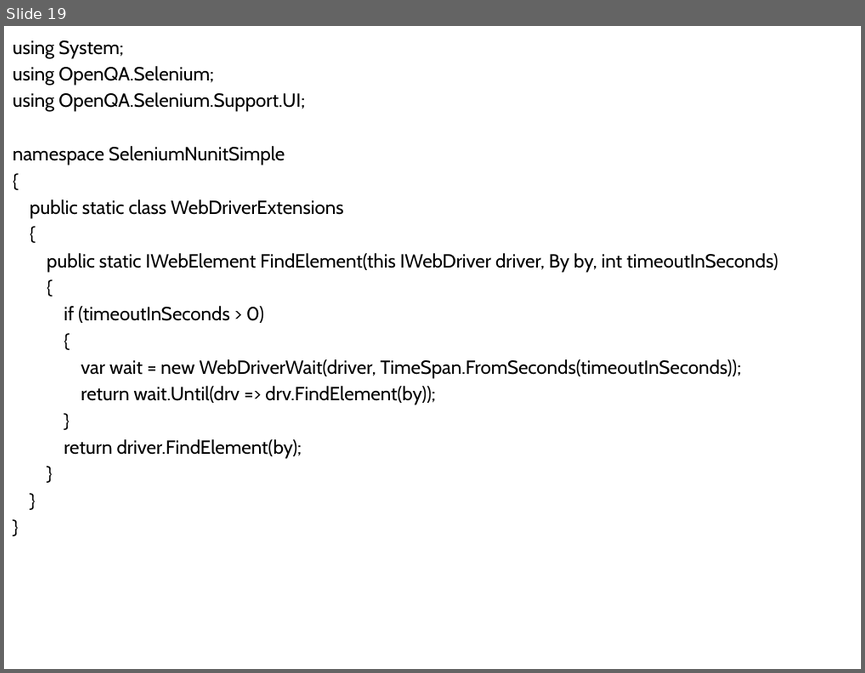
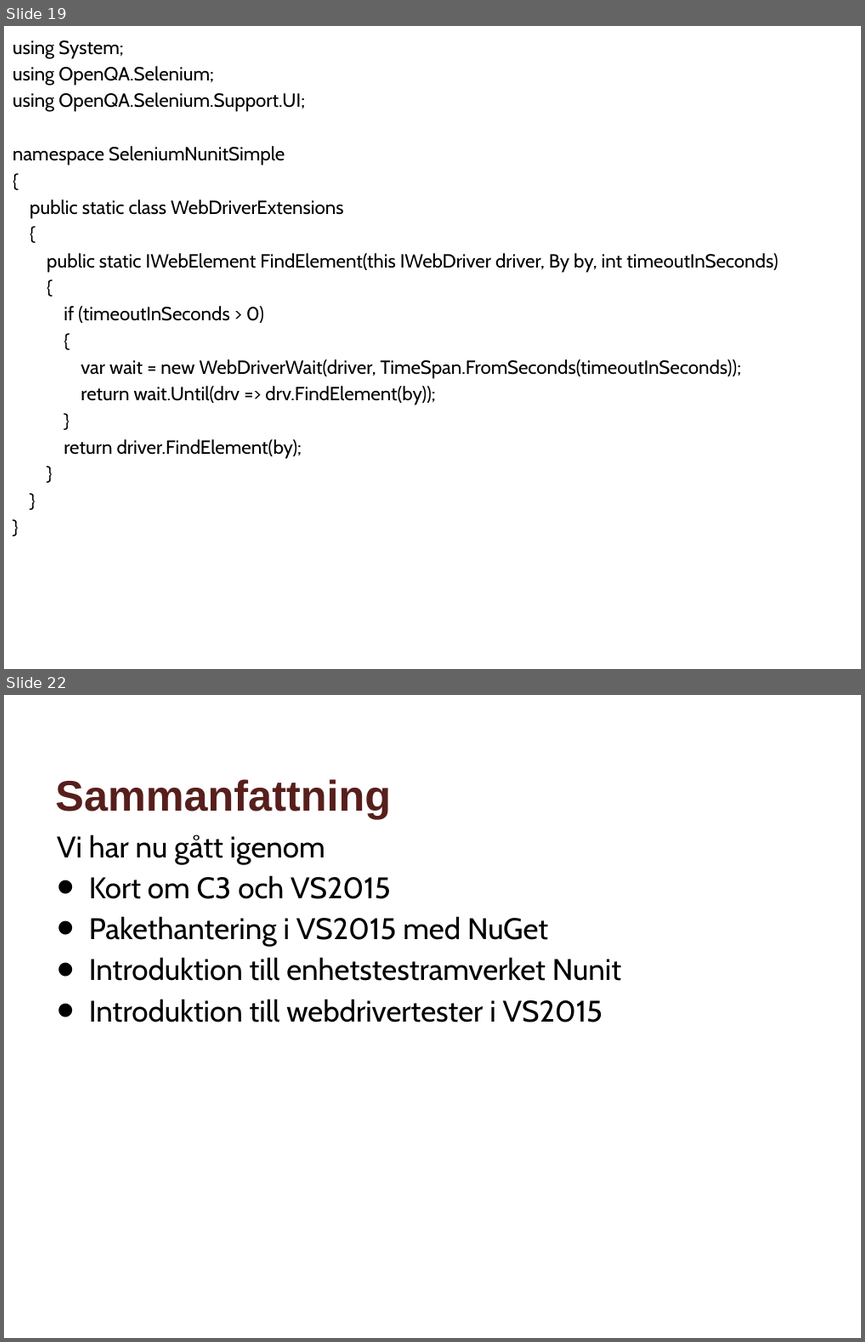
Before and after one commit to andekd/Webdriver-in-VS2015, a slide deck: Selenium_VS2015_Bas.pptx. Shown one above the other, each under a label of ours: slide 19 before the commit, slides 19 and 22 after it; the slides between them are not shown. The pictures are 865x673 and 865x1342 pixels, drawn with LibreOffice and Linux fonts; fonts in the diff are those of the drawing; background and template pictures are left out. Boxes give left, top, right and bottom in pixels: in the first picture for what was removed or moved away, otherwise in the second. Text is boxed around its words. In the diff, an @@ line names an element or a change of style, - is before the commit and + after.

```diff
--- a/Selenium_VS2015_Bas.pptx
+++ b/Selenium_VS2015_Bas.pptx
@@ slide 22 added at (x1=4, y1=695, x2=861, y2=1338), background #FFFFFF @@
@@ title added at (x1=55, y1=779, x2=391, y2=818), 36 pt, text #571F1C, bold @@
+Sammanfattning
@@ text added at (x1=57, y1=834, x2=621, y2=1022), 25 pt, text #000000 @@
+Vi har nu gått igenom
+• Kort om C3 och VS2015
+• Pakethantering i VS2015 med NuGet
+• Introduktion till enhetstestramverket Nunit
+• Introduktion till webdrivertester i VS2015
```
Also in this commit, not shown: 1 slide changed, 4 other slides added, 6 other files.
